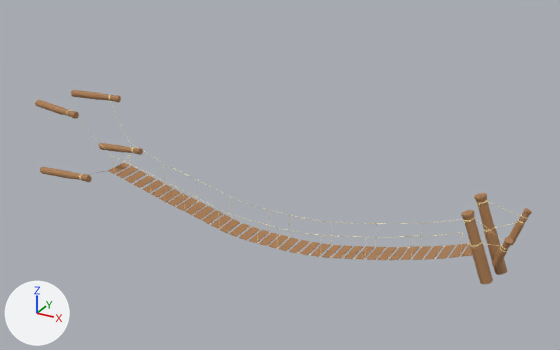
What one commit did to the FBX model Progetto/Assets/Models/Generic/ponteSospesoAria.fbx.
Both versions are drawn from a 50 mm camera at (7.04, -10.36, 6.41) aimed at (1.25, 0.15, 1.15). The axes (+X, +Y, +Z) are drawn at lower left. The lights are the same throughout. Where no turn or scale is listed for an object, it has been applied to the vertices.

Before the edit, the objects in view are built like this:
```python
me_cylinder_000 = bpy.data.meshes.new('Cylinder.000')
me_cylinder_000.from_pydata(...)  # 8987 vertices, 13351 faces; spans x -5.06..3.71, y -0.79..0.84, z -0.55..1.34
# faces by material slot: [1751, 11600]
me_cylinder_000.materials.append(mat_legno)  # brown #ad7f53
me_cylinder_000.materials.append(mat_fune)  # beige #ffe8aa
ob_cylinder_003 = bpy.data.objects.new('Cylinder.003', me_cylinder_000)
ob_cylinder_003.location = (1.65, -0.17, 0.62)
```
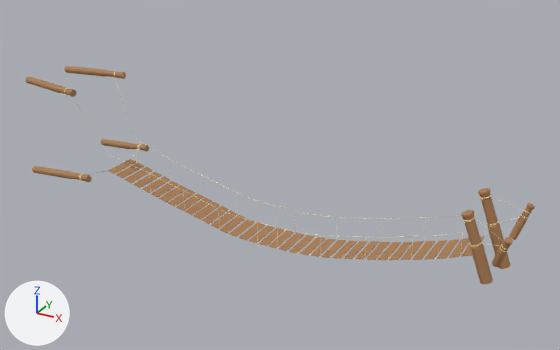
Changed parts and their boxes (x1, y1, x2, y2) in the pictures (560 x 350 px; the box of a moved part takes in the faces that stretch with it):
'Cylinder.003', reshaped (12% taller): before (35, 90, 532, 284); after (26, 66, 535, 284)
part 1 of me_cylinder_000, moved or reshaped: before (474, 193, 507, 275); after (478, 188, 510, 269)
part 2 of me_cylinder_000, moved or reshaped: before (35, 100, 79, 119); after (65, 66, 126, 79)
part 3 of me_cylinder_000, moved or reshaped: before (508, 208, 532, 245); after (509, 203, 535, 240)
part 4 of me_cylinder_000, rebuilt (15% taller): before (110, 101, 520, 224); after (115, 78, 526, 219)
part 5 of me_cylinder_000, rebuilt: before (123, 152, 518, 248); after (130, 148, 520, 243)
part 6 of me_cylinder_000, deleted: before (71, 90, 290, 233)
part 7 of me_cylinder_000, built on: before (40, 118, 475, 259); after (26, 76, 485, 260)

The change, as a diff of the scene's bpy script:
```diff
--- a/Progetto/Assets/Models/Generic/ponteSospesoAria.fbx.py
+++ b/Progetto/Assets/Models/Generic/ponteSospesoAria.fbx.py
@@ me_cylinder_000 @@
 # used by ob_cylinder_003; location = (1.65, -0.17, 0.62)
-me_cylinder_000.from_pydata(...)  # 8987 vertices, 13351 faces; spans x -5.06..3.71, y -0.79..0.84, z -0.55..1.34
+me_cylinder_000.from_pydata(...)  # 8987 vertices, 13374 faces; spans x -5.25..3.71, y -0.79..1.07, z -0.55..1.74
+# me_cylinder_000 part 1: the loose piece of 77 vertices spanning x 2.9..3.51, y 0.22..0.4, z -0.29..0.95 is moved by (0.0, 0.2, 0.0)
+# me_cylinder_000 part 2: the loose piece of 77 vertices spanning x -5.06..-3.97, y -0.65..-0.36, z 1.2..1.34 is multiplied about its middle by the matrix ((1.12, -0.701, 0.065), (0.293, 0.899, -0.188), (0.049, 0.176, 0.989)), then moved by (-0.06, 1.15, 0.38)
+# me_cylinder_000 part 3: the loose piece of 77 vertices spanning x 3.42..3.71, y 0.33..0.54, z 0.19..0.78 is moved by (0.0, 0.2, 0.0)
+# me_cylinder_000 part 4: the loose piece of 325 vertices spanning x -4.11..3.63, y 0.2..0.46, z -0.12..1.23 is rebuilt with 324 vertices and now spans x -4.11..3.63, y 0.39..0.66, z -0.12..1.63
+# me_cylinder_000 part 5: the loose piece of 312 vertices spanning x -3.86..3.6, y 0.19..0.7, z -0.55..0.58 is rebuilt with 312 vertices and now spans x -3.86..3.6, y 0.39..0.9, z -0.55..0.58
+# me_cylinder_000 part 6: 11 loose pieces with 1151 vertices, spanning x -5.0..-0.14, y 0.19..0.81, z -0.55..1.32, are deleted
+# me_cylinder_000 part 7: 8 vertices moved within x 3.06..3.22, y -0.39..-0.23, z 0.42..0.48; 554 vertices removed from x -4.85..3.09, y -0.78..0.84, z -0.55..1.32; 1706 vertices added at x -5.25..3.09, y -0.77..1.07, z -0.55..1.74
 me_cylinder_000.materials.append(mat_legno)
```
